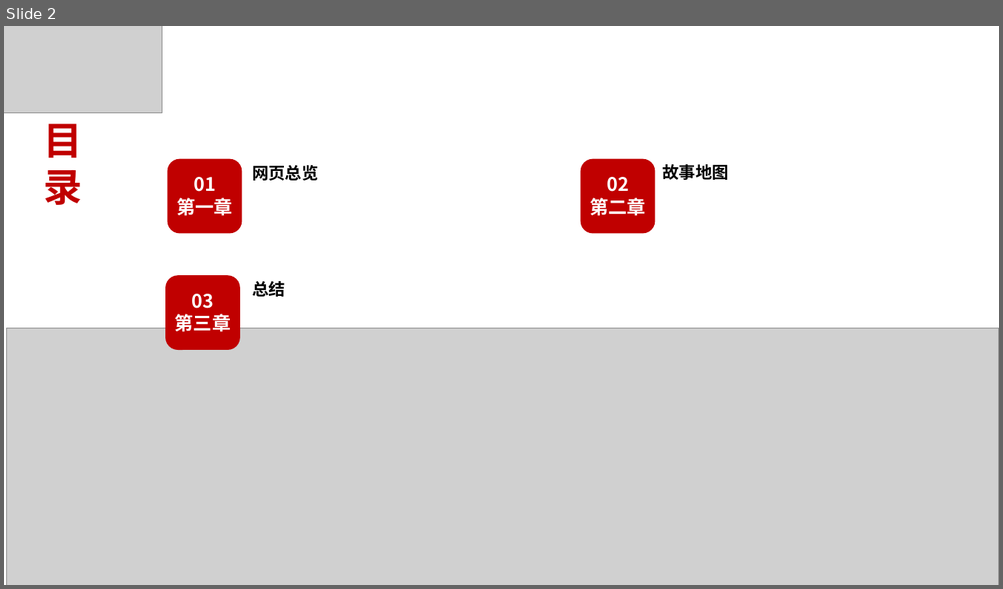
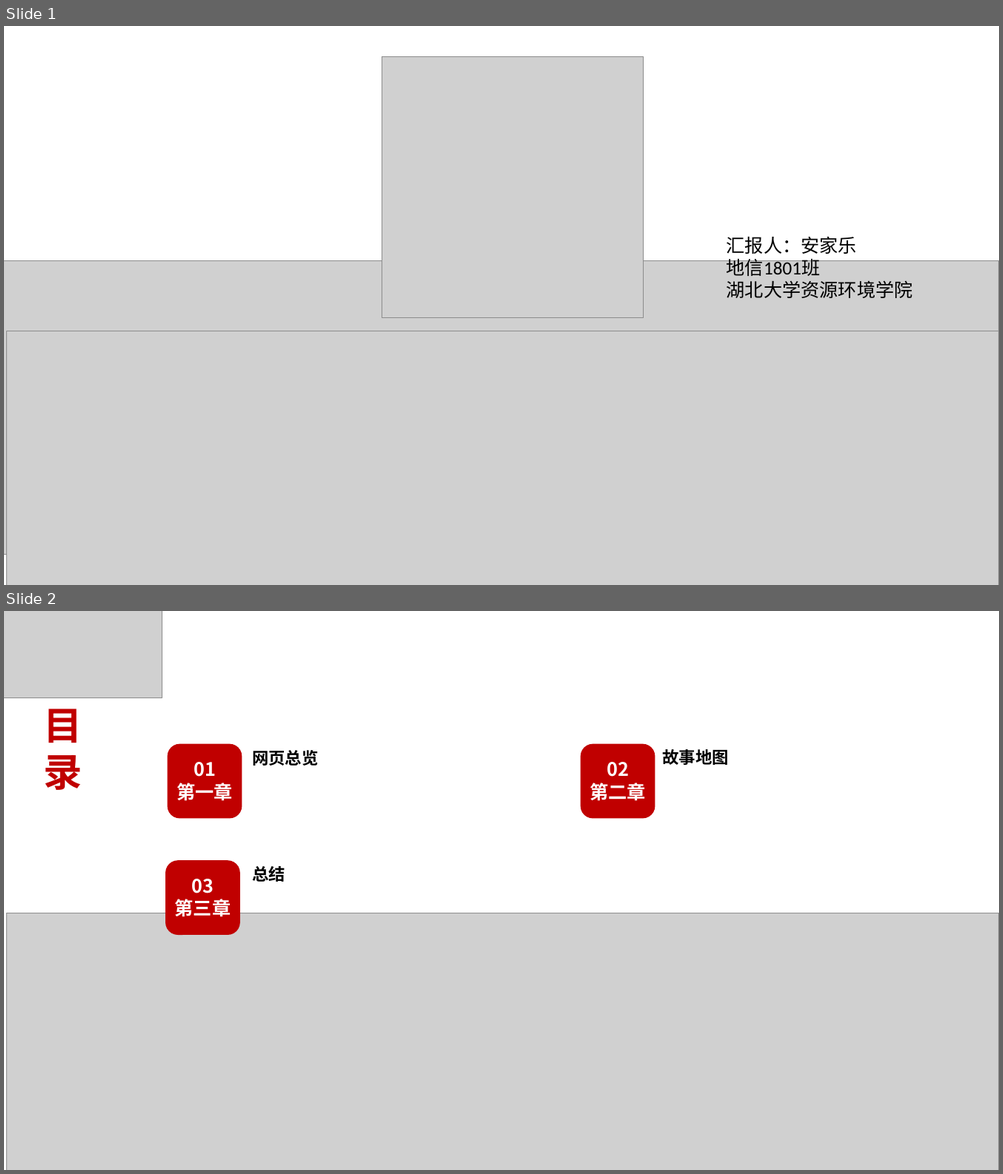
Before and after one commit to ExpMaker/Webapplication, a slide deck: 介绍.pptx. Shown one above the other, each under a label of ours: slide 2 before the commit, slides 1 and 2 after it. The pictures are 1003x589 and 1003x1174 pixels, drawn with LibreOffice and Linux fonts; fonts in the diff are those of the drawing; grey boxes stand for pictures; background and template pictures are left out. Boxes give left, top, right and bottom in pixels: in the first picture for what was removed or moved away, otherwise in the second. Text is boxed around its words. In the diff, an @@ line names an element or a change of style, - is before the commit and + after.

```diff
--- a/介绍.pptx
+++ b/介绍.pptx
@@ slide 1 added at bbox=[4, 26, 999, 585], background picture (left out) @@
@@ picture added at bbox=[382, 57, 643, 318] @@
@@ text added at bbox=[726, 236, 913, 298], 18 pt, text #000000 @@
+汇报人：安家乐
+地信1801班
+湖北大学资源环境学院
@@ picture added at bbox=[4, 261, 999, 554] @@
@@ picture added at bbox=[6, 332, 999, 585] @@
```
Also in this commit, not shown: 1 slide removed.
